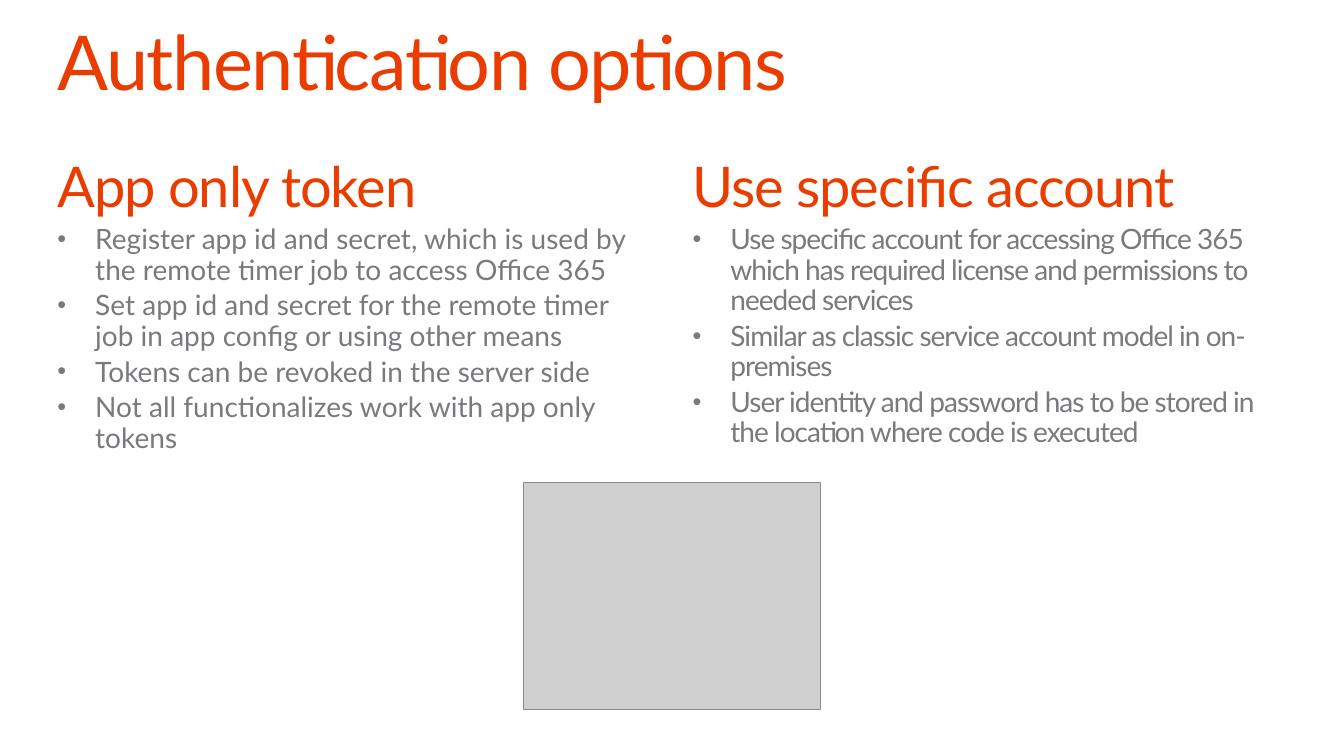
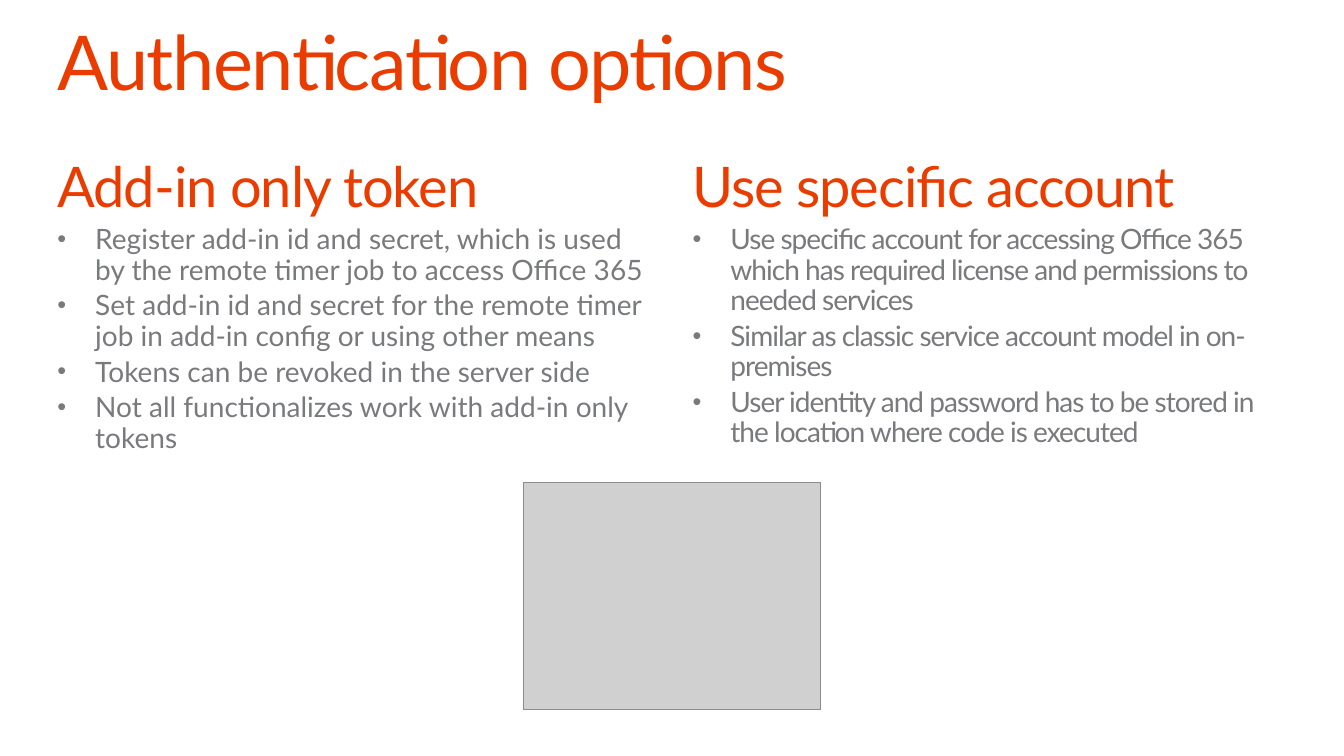
Before and after one commit to OfficeDev/TrainingContent, a slide deck: slide 12 of O3658/05 Using Remote Event Receivers and Remote Timer Jobs/5_RemoteTimersEvents.pptx. Drawn at 1344x756 pixels with LibreOffice and Linux fonts; fonts in the diff are those of the drawing; grey boxes stand for pictures; background and template pictures are left out. Boxes give left, top, right and bottom in pixels: in the first picture for what was removed or moved away, otherwise in the second. Text is boxed around its words. In the diff, an @@ line names an element or a change of style, - is before the commit and + after.

Commit message:
App to add-in change and few other polishing operations.

```diff
--- a/O3658/05 Using Remote Event Receivers and Remote Timer Jobs/5_RemoteTimersEvents.pptx
+++ b/O3658/05 Using Remote Event Receivers and Remote Timer Jobs/5_RemoteTimersEvents.pptx
@@ text at [57,165,643,351]: text changed @@
-App only token
-  • Register app id and secret, which is used by the remote timer job to access Office 365
-  • Set app id and secret for the remote timer job in app config or using other means
+Add-in only token
+  • Register add-in id and secret, which is used by the remote timer job to access Office 365
+  • Set add-in id and secret for the remote timer job in add-in config or using other means
@@ text at [95,396,629,422]: text changed @@
-  • Not all functionalizes work with app only tokens
+  • Not all functionalizes work with add-in only tokens
```
Also in this commit, not shown: 16 other slides changed, 1 slide added, 1 slide removed, 6 other files.
